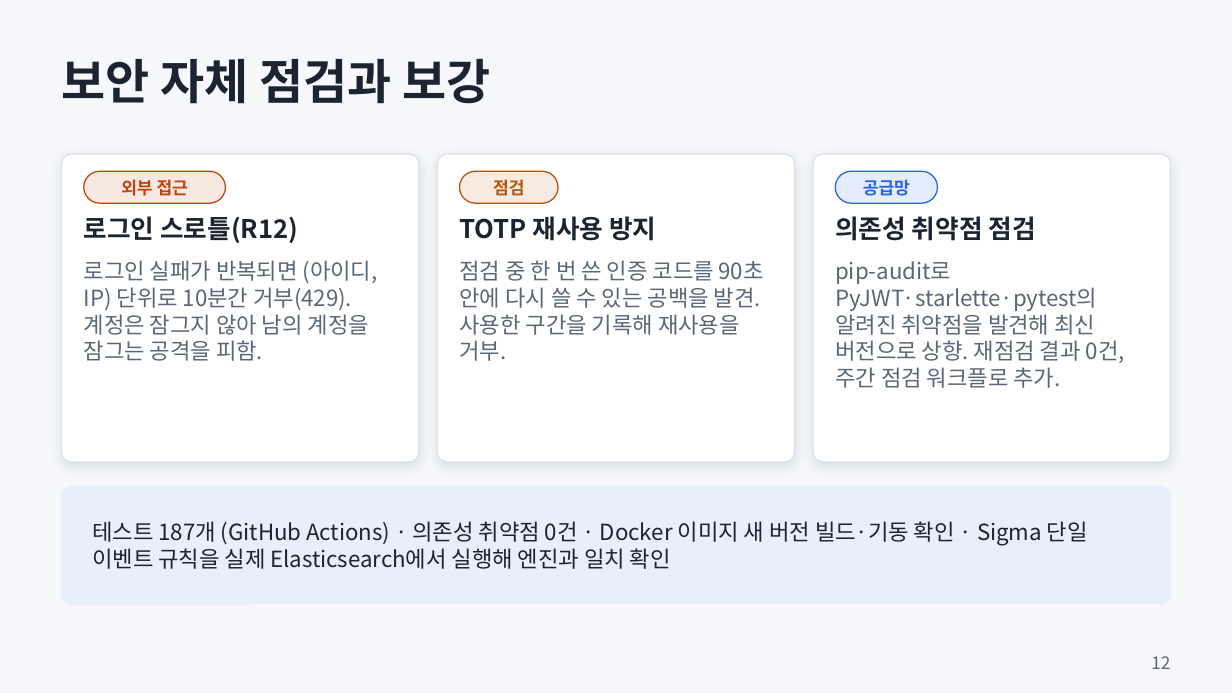
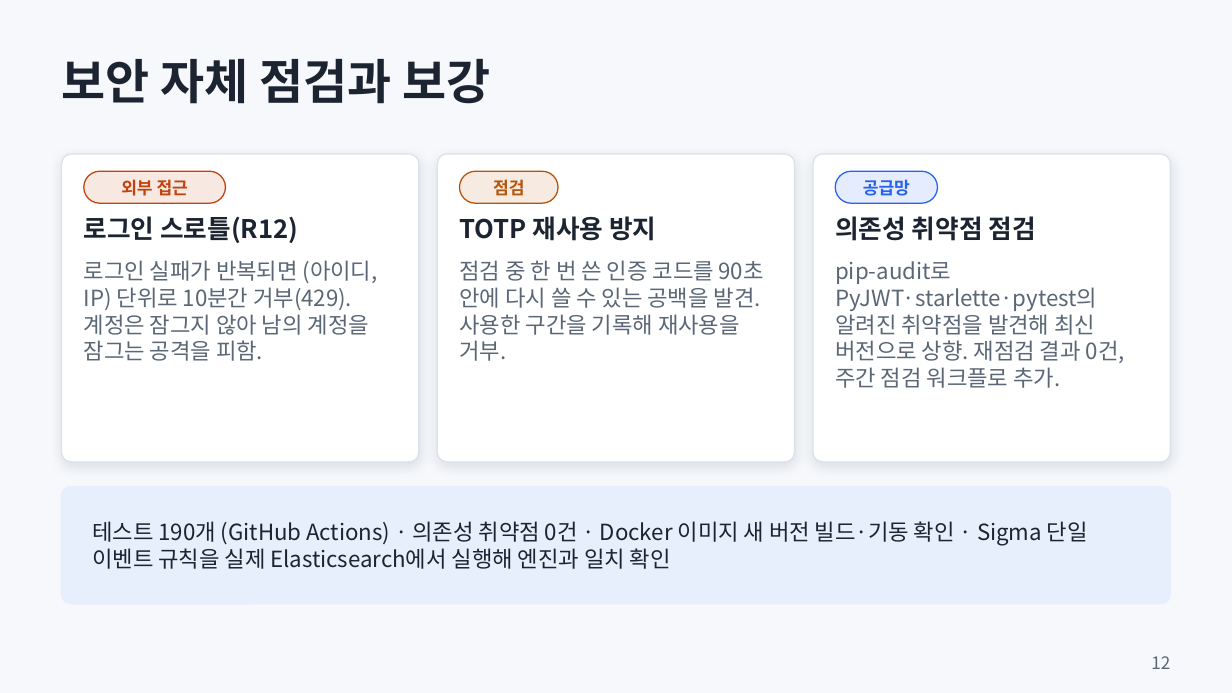
Before and after one commit to shk12170-dev/Defense-follow, a slide deck: slide 12 of docs/presentation.pptx. Drawn at 1232x693 pixels with LibreOffice and Linux fonts; fonts in the diff are those of the drawing. Boxes give left, top, right and bottom in pixels: in the first picture for what was removed or moved away, otherwise in the second. Text is boxed around its words. In the diff, an @@ line names an element or a change of style, - is before the commit and + after.

```diff
--- a/docs/presentation.pptx
+++ b/docs/presentation.pptx
@@ text at (x1=92, y1=521, x2=1088, y2=569): text changed @@
-테스트 187개 (GitHub Actions) · 의존성 취약점 0건 · Docker 이미지 새 버전 빌드·기동 확인 · Sigma 단일 이벤트 규칙을 실제 Elasticsearch에서 실행해 엔진과 일치 확인
+테스트 190개 (GitHub Actions) · 의존성 취약점 0건 · Docker 이미지 새 버전 빌드·기동 확인 · Sigma 단일 이벤트 규칙을 실제 Elasticsearch에서 실행해 엔진과 일치 확인
```
Also in this commit, not shown: 2 other slides changed, 12 other files.
